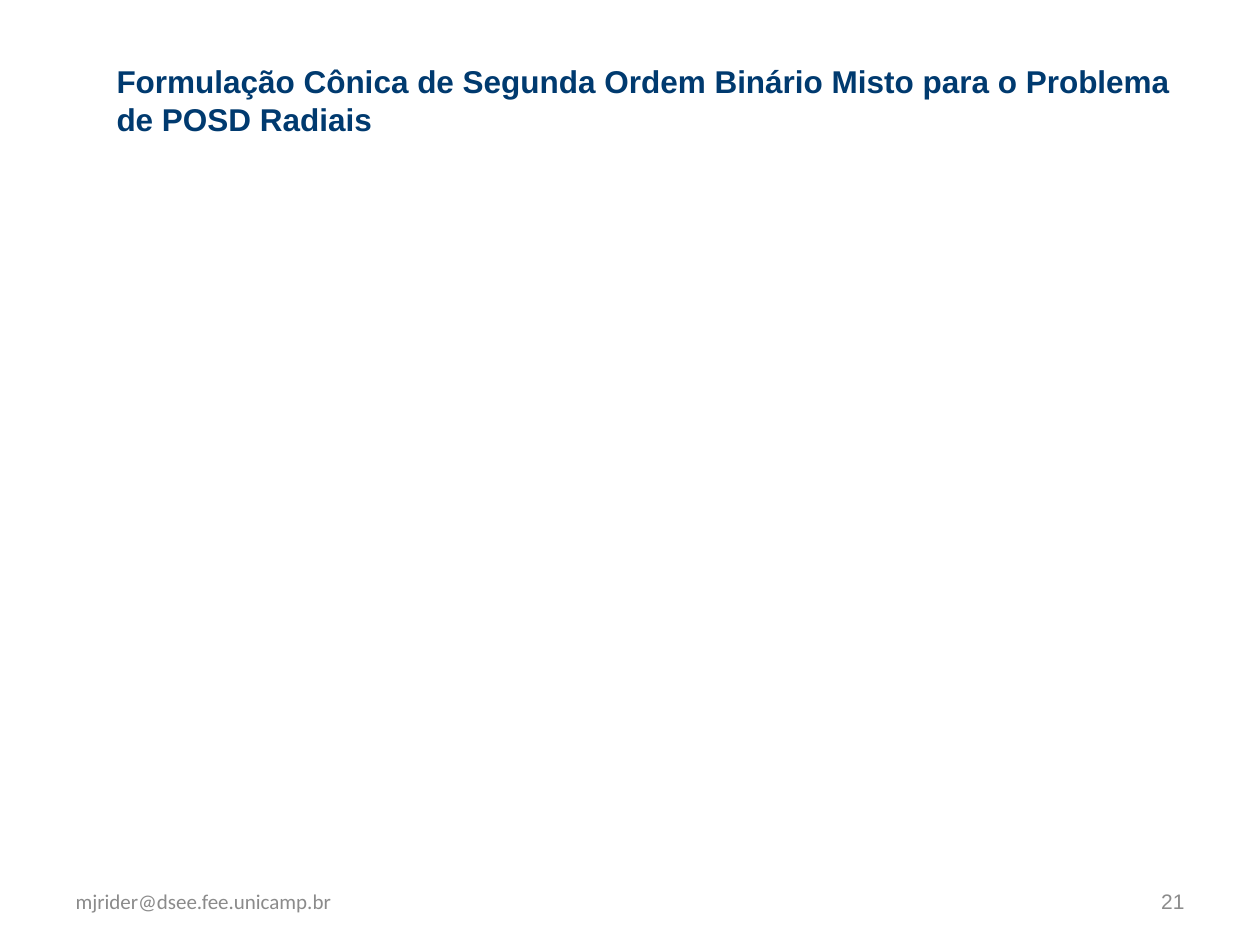
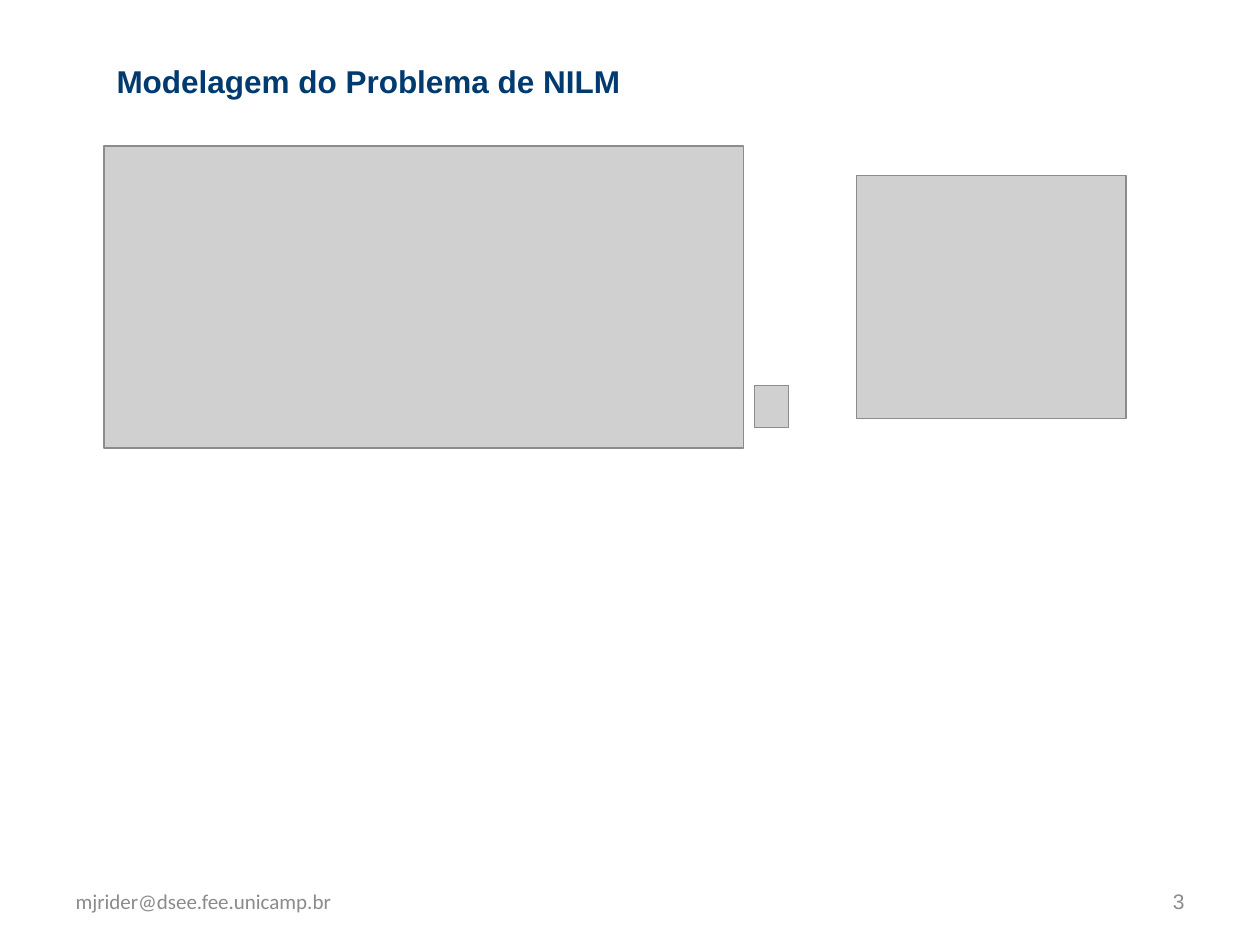
Before and after one commit to WittmannF/nilm-lp, a slide deck: slide 3 of example/z_presentation.pptx (slide 21 before the commit). Drawn at 1260x945 pixels with LibreOffice and Linux fonts; fonts in the diff are those of the drawing; grey boxes stand for pictures. Boxes give left, top, right and bottom in pixels: in the first picture for what was removed or moved away, otherwise in the second. Text is boxed around its words. In the diff, an @@ line names an element or a change of style, - is before the commit and + after.

```diff
--- a/example/z_presentation.pptx
+++ b/example/z_presentation.pptx
@@ text at (117,70,620,99): text changed @@
-Formulação Cônica de Segunda Ordem Binário Misto para o Problema de POSD Radiais
+Modelagem do Problema de NILM
@@ picture added at (105,146,743,449) @@
@@ picture added at (857,175,1126,418) @@
@@ picture added at (755,386,789,427) @@
@@ page number at (1173,894,1185,909): text changed @@
-21
+3
```
Also in this commit, not shown: 12 other slides changed, 1 slide added, 12 slides removed.
